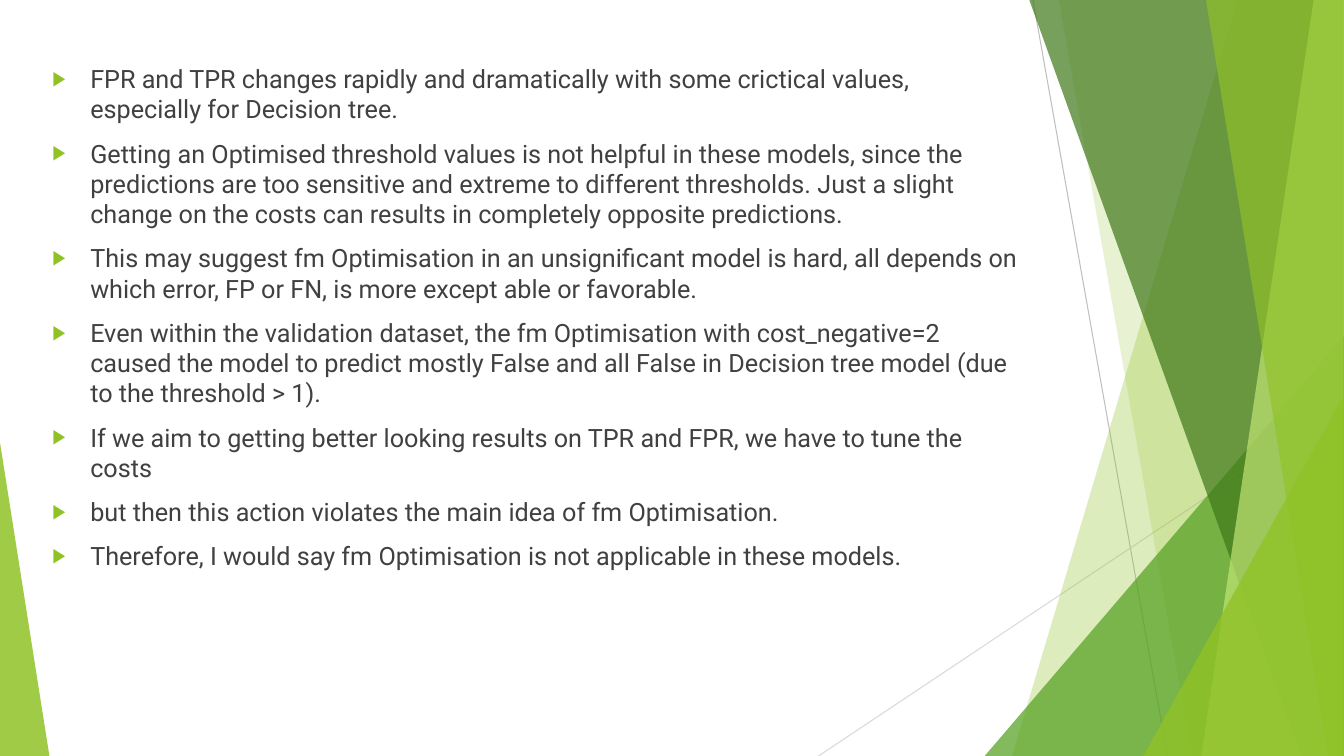
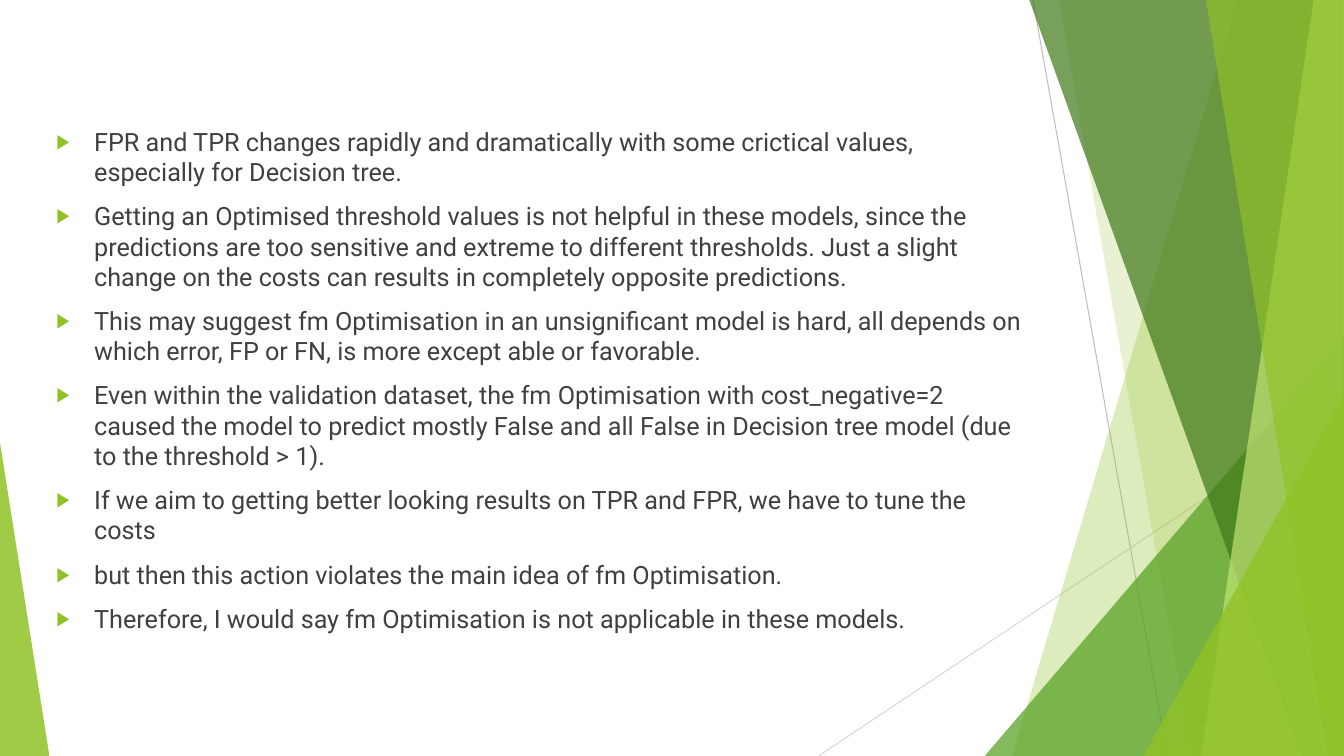
Before and after one commit to jackyman1997/pokemon, a slide deck: slide 19 of 3. classfier/classifier.pptx (slide 20 before the commit). Drawn at 1344x756 pixels with LibreOffice and Linux fonts; fonts in the diff are those of the drawing. Boxes give left, top, right and bottom in pixels: in the first picture for what was removed or moved away, otherwise in the second. Text is boxed around its words. In the diff, an @@ line names an element or a change of style, - is before the commit and + after.

```diff
--- a/3. classfier/classifier.pptx
+++ b/3. classfier/classifier.pptx
@@ text "FPR and TPR changes rapidly ...": place and size @@
-text "FPR and TPR changes rapidly ..." at bbox=[90, 69, 1017, 571]
+text "FPR and TPR changes rapidly ..." at bbox=[94, 132, 1020, 634]
```
Also in this commit, not shown: 1 other slide changed, 1 slide removed, 1 other file.
